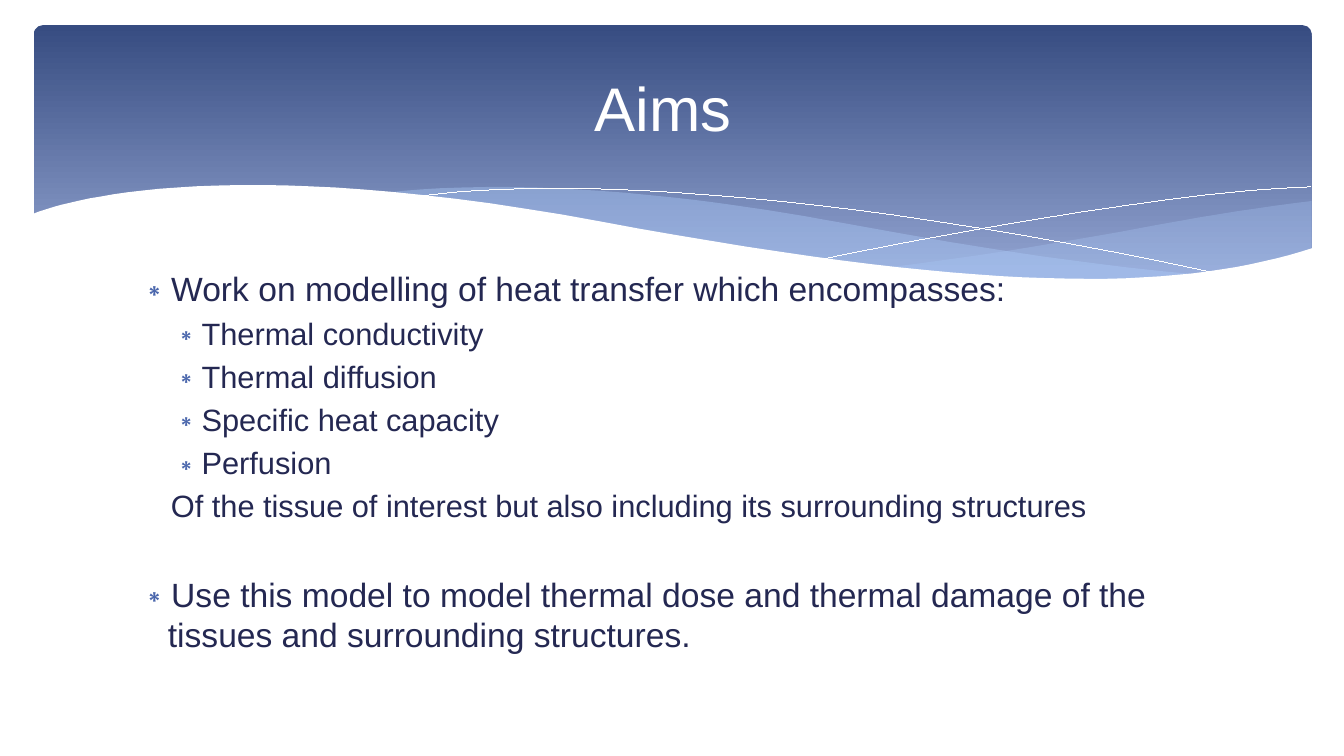
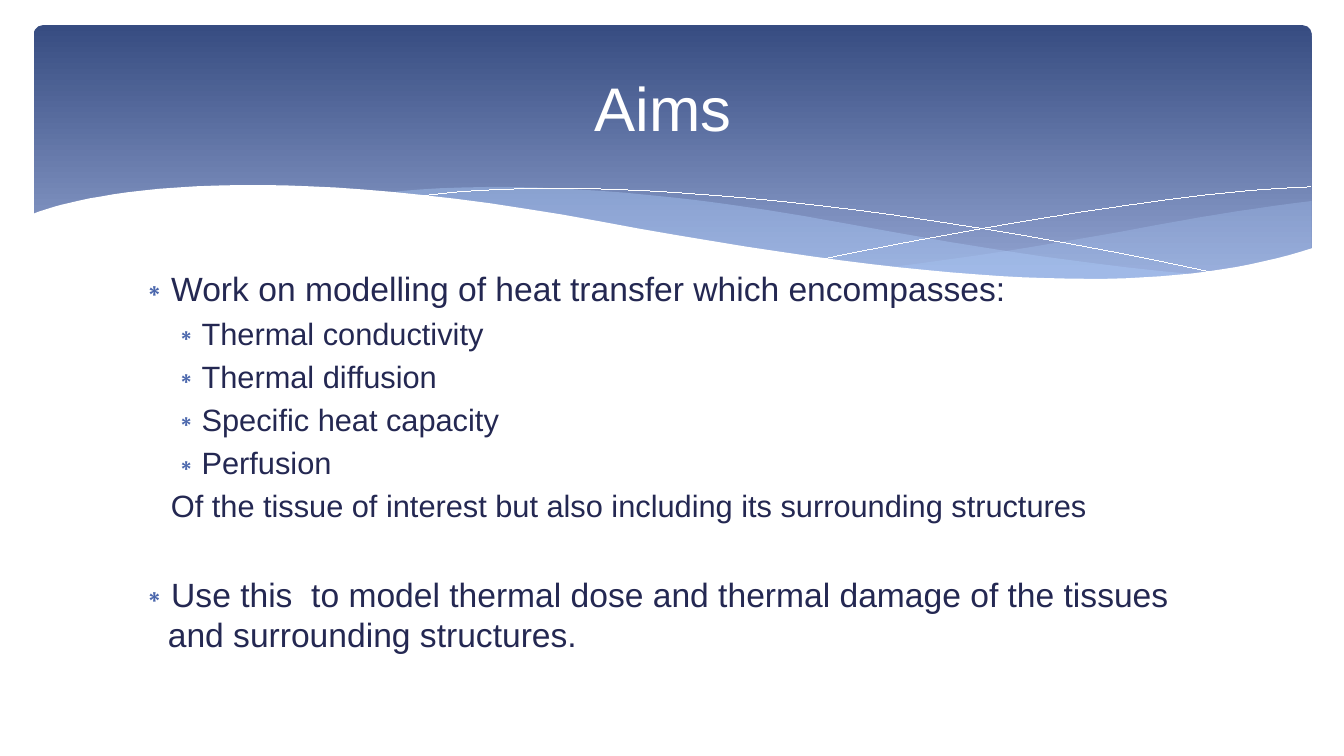
Before and after one commit to MargaretDuff/Industrial-Maths, a slide deck: slide 13 of Group meeting presentation.pptx. Drawn at 1344x756 pixels with LibreOffice and Linux fonts; fonts in the diff are those of the drawing. Boxes give left, top, right and bottom in pixels: in the first picture for what was removed or moved away, otherwise in the second. Text is boxed around its words. In the diff, an @@ line names an element or a change of style, - is before the commit and + after.

```diff
--- a/Group meeting presentation.pptx
+++ b/Group meeting presentation.pptx
@@ text at (x1=168, y1=582, x2=1169, y2=654): text changed @@
-∗ Use this model to model thermal dose and thermal damage of the tissues and surrounding structures.
+∗ Use this to model thermal dose and thermal damage of the tissues and surrounding structures.
```
Also in this commit, not shown: 2 other slides changed, 2 slides added, 1 slide removed, 3 other files.
